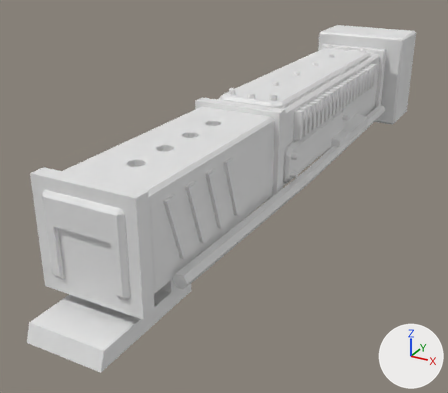
Before and after pictures for a commit that changed the OBJ model Assets/Resources/Models/Firebird_M2/barrel.obj.
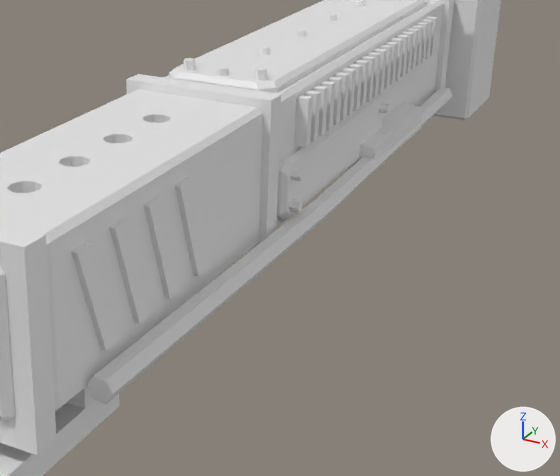
There are two pictures of each version: one whole from a 50 mm lens placed at (0.277, -1.009, 0.227), pointed at (-0.04, -0.433, -0.061), one close up on the part from 27% to 100% of the width and 14% to 84% of the height. Arrows for +X, +Y and +Z are at lower right; the lights stay in place. The first two pictures are the older version. Where no turn or scale is listed for an object, it has been applied to the vertices. Vertices at exactly the same position are counted once.

Names of what the first close-up shows: 'barrel'.
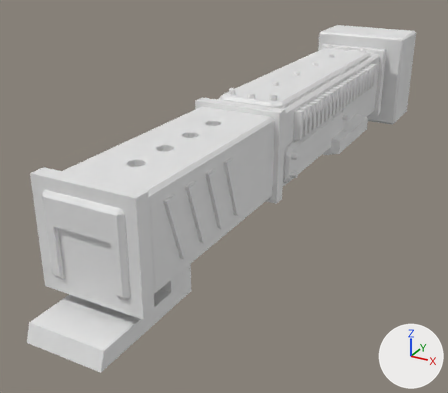
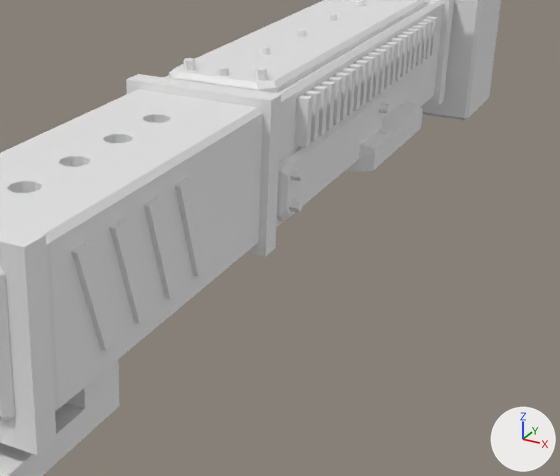
Changed parts and their boxes (x1, y1, x2, y2) in the close-ups (560 x 476 px; the box of a moved part takes in the faces that stretch with it):
part 1 of me_barrel, deleted: before (87, 87, 453, 404)
part 2 of me_barrel, moved or reshaped: before (347, 101, 422, 171); after (345, 101, 422, 173)

The change in detail:
me_barrel is used by ob_barrel; location (0.0, 0.0, 0.0).
Verts and faces of me_barrel; kept vertices keep their numbers, new ones are numbered from 1272.
Before the commit, vertices of me_barrel: 844 (0.04, -0.206, -0.03), 845 (0.04, -0.206, -0.006), 846 (0.04, -0.326, -0.03), 847 (0.04, -0.326, -0.006).
me_barrel had 1272 vertices, 2226 faces and spanned x -0.065..0.065, y -0.746..-0.006, z -0.058..0.077.
me_barrel now has 1254 vertices, 2194 faces and spans x -0.065..0.065, y -0.746..-0.006, z -0.058..0.077.
me_barrel part 1: the loose piece of 18 vertices spanning x 0.043..0.062, y -0.666..-0.116, z -0.03..-0.017 is deleted.
Part 2, on me_barrel:
Vertices 844 to 847 move by (-0.001, 0.0, 0.0).
